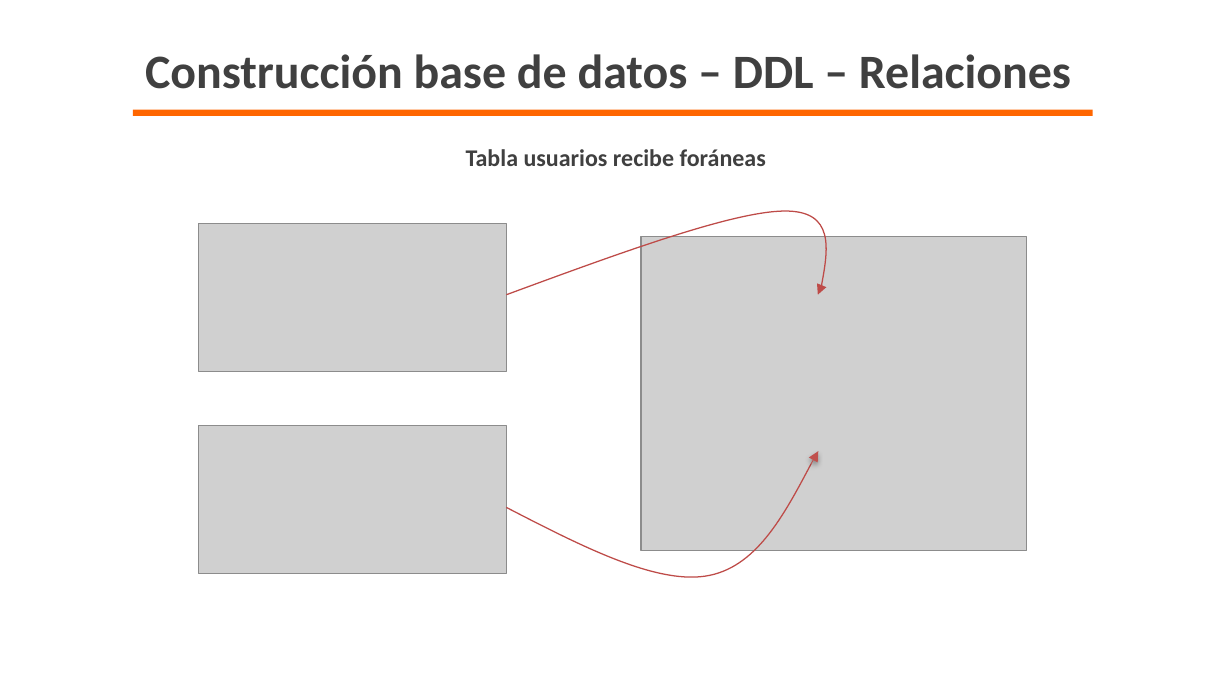
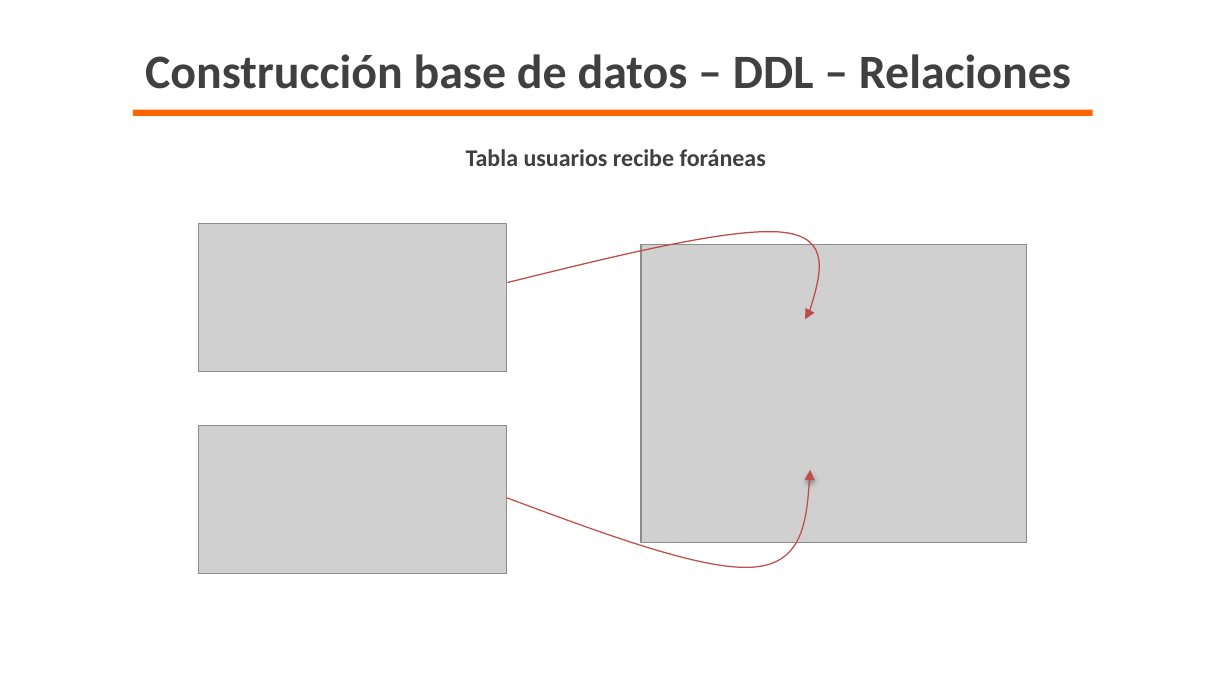
Before and after one commit to marcooolfoxygamer/Proyecto-GymSenApp, a slide deck: slide 9 of Documentación-GymSenApp/4 Trim/Proyecto GymSenApp T4.pptx. Drawn at 1232x693 pixels with LibreOffice and Linux fonts; fonts in the diff are those of the drawing; grey boxes stand for pictures; background and template pictures are left out. Boxes give left, top, right and bottom in pixels: in the first picture for what was removed or moved away, otherwise in the second. Text is boxed around its words. In the diff, an @@ line names an element or a change of style, - is before the commit and + after.

```diff
--- a/Documentación-GymSenApp/4 Trim/Proyecto GymSenApp T4.pptx
+++ b/Documentación-GymSenApp/4 Trim/Proyecto GymSenApp T4.pptx
@@ freeform shape at [507,200,823,320]: rotation 0 to 7 degrees; outline redrawn @@
@@ picture: place and size @@
-picture at [641,237,1026,551]
+picture at [641,244,1026,542]
@@ arrow moved from (822, 285) - (818, 294) to (811, 310) - (804, 319) @@
@@ freeform shape: place and size @@
-freeform shape at [506,463,811,577]
+freeform shape at [506,476,809,567]
@@ freeform shape at [506,476,809,567]: outline #BF4C48 0.75 pt to #C0504D 0.75 pt @@
@@ arrow moved from (811, 463) - (818, 451) to (809, 484) - (811, 469) @@
```
Also in this commit, not shown: 14 other slides changed, 5 other files.
